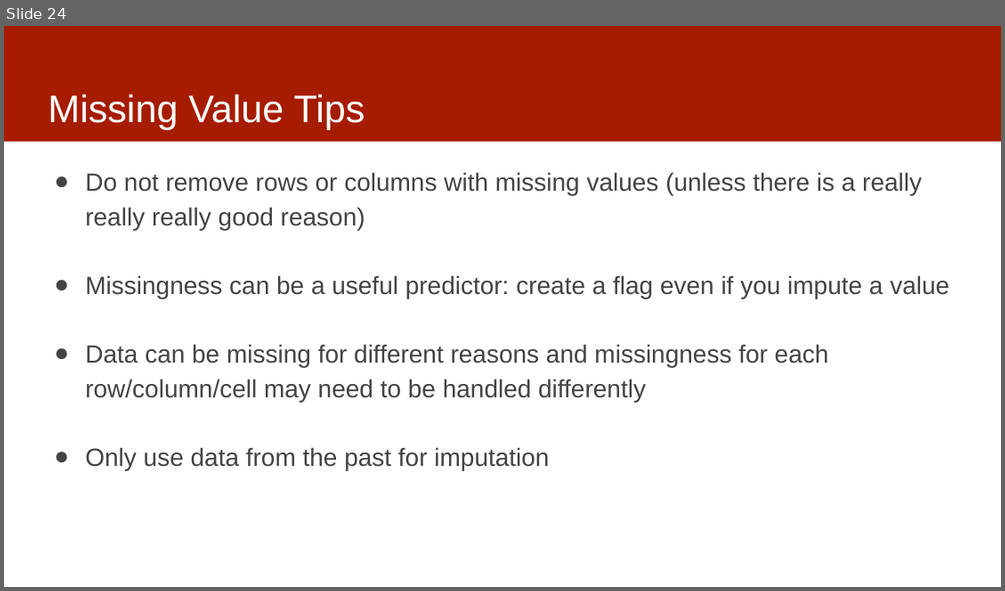
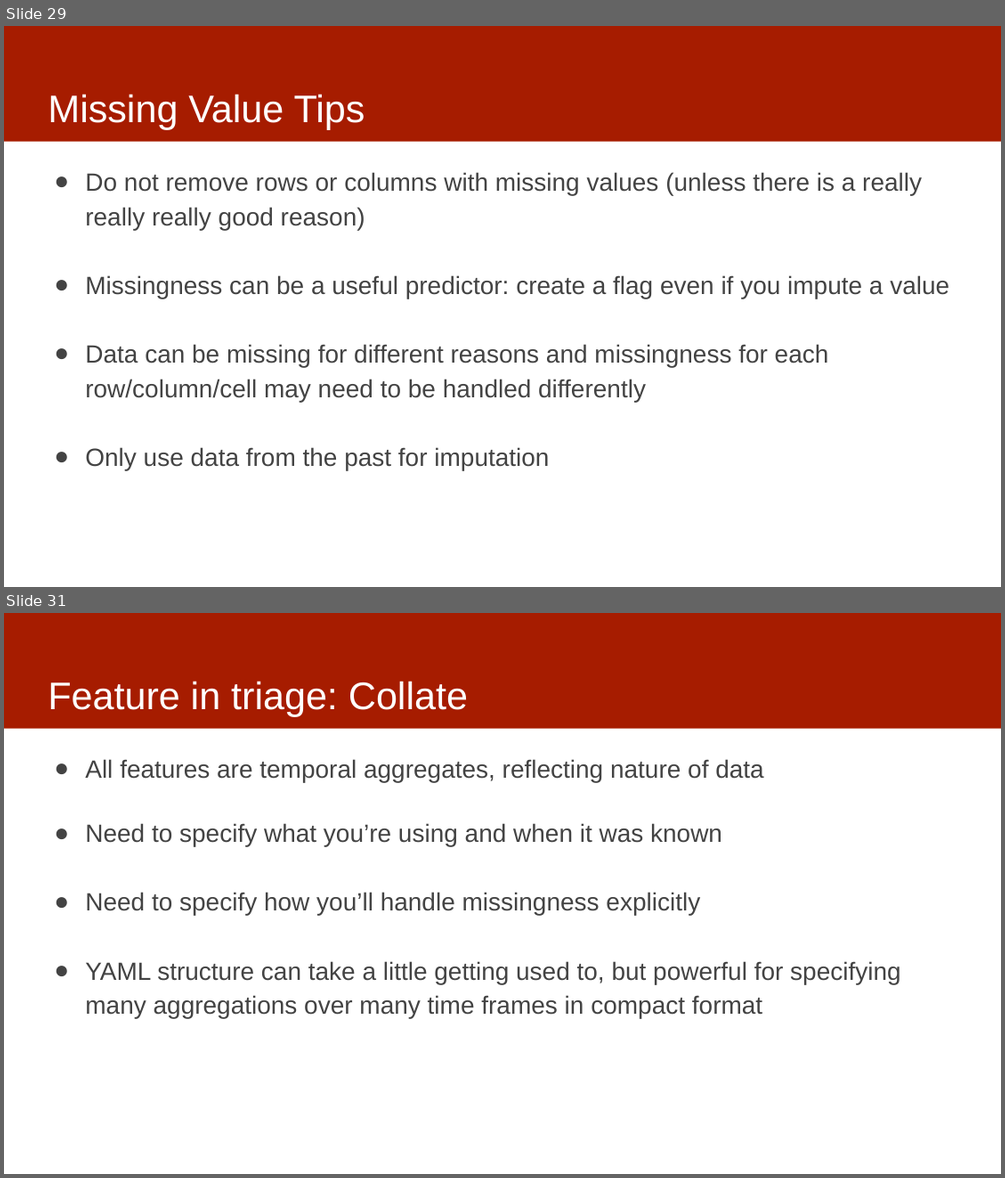
Before and after one commit to dssg/mlforpublicpolicylab, a slide deck: 07 - Features/features-and-imputation.pptx. Shown one above the other, each under a label of ours: slide 24 before the commit, slides 29 and 31 after it; the slides between them are not shown. The pictures are 1005x591 and 1005x1178 pixels, drawn with LibreOffice and Linux fonts; fonts in the diff are those of the drawing. Boxes give left, top, right and bottom in pixels: in the first picture for what was removed or moved away, otherwise in the second. Text is boxed around its words. In the diff, an @@ line names an element or a change of style, - is before the commit and + after.

Commit message:
updates to features slides

```diff
--- a/07 - Features/features-and-imputation.pptx
+++ b/07 - Features/features-and-imputation.pptx
@@ slide 31 added at (4,613,1001,1174), background #FFFFFF; not listed: 1 template element that a slide beside it also shows @@
@@ title added at (48,681,468,717), 37 pt, text #FFFFFF @@
+Feature in triage: Collate
@@ text added at (85,759,901,1018), 24 pt, text #434343 @@
+● All features are temporal aggregates, reflecting nature of data
+● Need to specify what you’re using and when it was known
+● Need to specify how you’ll handle missingness explicitly
+● YAML structure can take a little getting used to, but powerful for specifying many aggregations over many time frames in compact format
@@ what was slide 24 is now slide 29 @@
```
Also in this commit, not shown: 9 slides changed, 8 other slides added.
